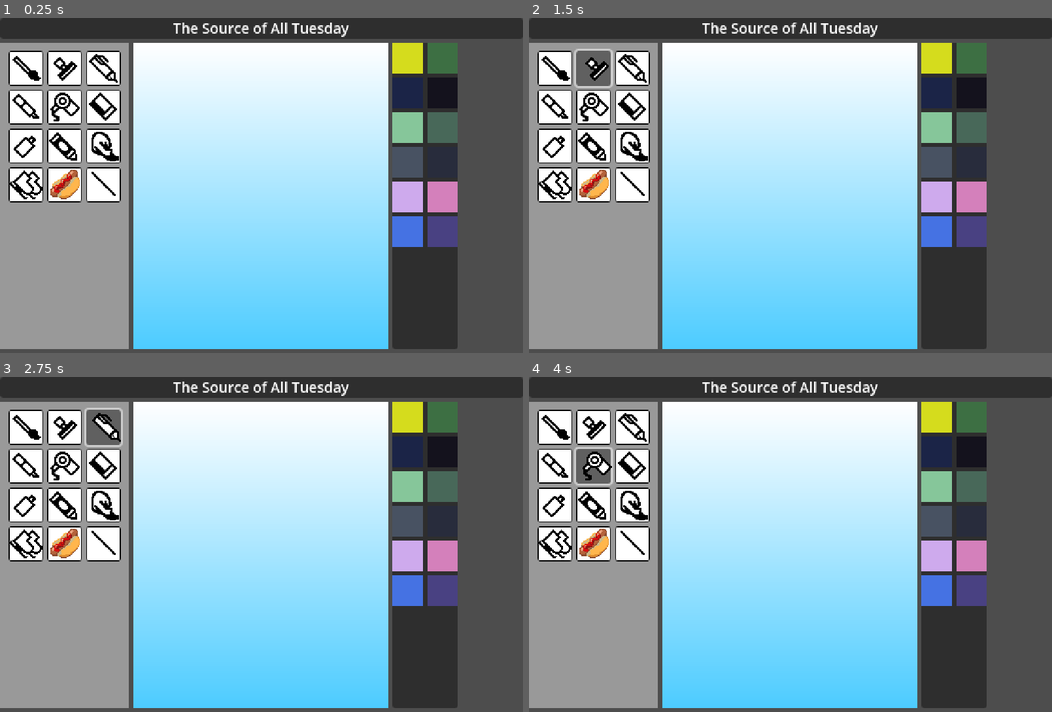
Above: before the commit, frames 1-4 (two rows, left to right).
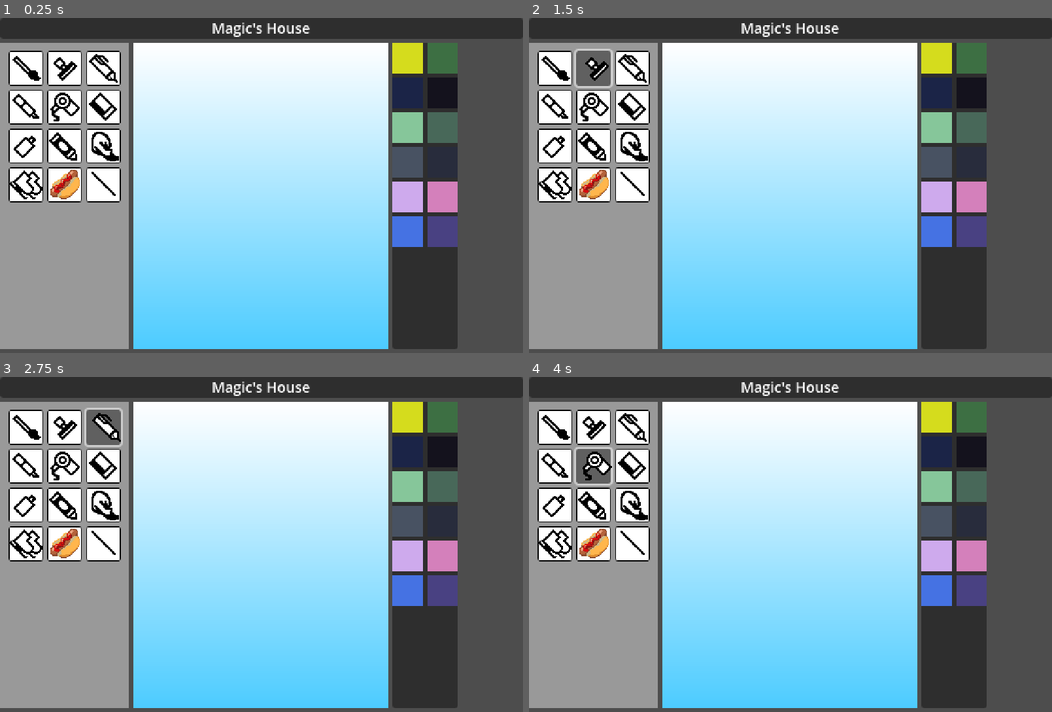
Above: after the commit, the same moments.

Repository: argonaut8/GGJ_2024
Game: Godot game, scene res://src/studio.tscn
Two runs of this game, one before a commit and one after it. Both use one fixed random seed, a clock stepped at 60 frames per second and the inputs below.
Inputs (mouse positions are in pixels of both pictures, inside the frame that each line leads up to):
- Up to frame 1 (0.25 s): no input
- Up to frame 2 (1.5 s): click (555, 68) at 0.5 s; click (591, 68) at 1.27 s
- Up to frame 3 (2.75 s): click (104, 427) at 2.02 s
- Up to frame 4 (4 s): click (555, 467) at 2.77 s; click (591, 467) at 3.52 s

The runs differ from the first frame. In frame 1, 0.6% of the frame differs, in the area x 33-67%, y 1-6%; in frame 2, 0.6%; in frame 3, 0.6%; in frame 4, 0.6%.

Commit message:
More prompts!

Diff:
--- a/src/gui/prompt.tscn
+++ b/src/gui/prompt.tscn
@@ -15,3 +15,4 @@
 theme_override_font_sizes/font_size = 14
 text = "aaaa"
 horizontal_alignment = 1
+text_overrun_behavior = 1
--- a/src/random_prompts.gd
+++ b/src/random_prompts.gd
@@ -6,7 +6,65 @@
 	"%s Graduation",
 	"The Source of All %s",
 	"A %s's Favorite Breakfast",
-	"%s"
+	"%s",
+	"%s.",
+	"%s!",
+	"%s?",
+	"Like a %s, But On Low Battery",
+	"Could it be %s?",
+	"What, Not %s!",
+	"I can't believe it's not %s!",
+	"The Sensation You Get when Staring into the Eyes of a %s",
+	"%s Party",
+	"If Nobody Got Me I Know %s Got Me. Can I Get an Amen?",
+	"Honestly I'm curious what happens if I just put a really long prompt into this textbox. Also %s",
+	"aaaaaaaaaaaaaaaaaaaaaaaaaaaaaaaaaaaaaaaaaaaaaaaaaaaaaaaaaaaaaaaaaaaaaaaaaaaaaaaaaaaaaa %s <- I have to add one of these to the prompt or it causes an error",
+	"The %s Machine",
+	"Approximate %s",
+	"The one who seeks %s",
+	"%s... 2!!",
+	"Antithetical %s",
+	"I can't think of a prompt so try drawing a %s",
+	"None of the Other Kids At School Know I'm Secretly a %s",
+	"Help Me! I'm Turning into a %s!",
+	"Super%s",
+	"A Bucket of %s",
+	"%s's House",
+	"Too Much %s",
+	"Kingdom of %s",
+	"Praise the %s!",
+	"Big Friendly %s",
+	"Alarmingly Hyperrealistic %s",
+	"Universal %s",
+	"Two %ss in a trenchcoat",
+	"The %s Store",
+	"Poorly Drawn %s",
+	"3.7 %ss",
+	"I wish %s could fly",
+	"%s for a Change",
+	"%s Without a Cause",
+	"The Weird and Wacky World of %s",
+	"%s-themed Amusement Park",
+	"%s-themed Restaurant",
+	"Einstein's Theory of %s",
+	"Monument to %s",
+	"%s National Park",
+	"A Field of Grazing %ss",
+	"At Least 15 %ss",
+	"%s Therapy",
+	"Chronic %s",
+	"Ultimate %s",
+	"%s Tournament",
+	"Just Way Too Many %s",
+	"Hangering for a %s",
+	"%s-starved",
+	"Cardboard Cutout of %s",
+	"What's that in the sky, a %s?",
+	"What are you, a %s?",
+	"Lost in the %s Dimension",
+	"It's a shame a family can be torn apart by a pack of %s",
+	"%s: The Musical",
+	"Tower of %s"
 ]
 
 const prompt_noun_list: Array[String] = [
@@ -14,7 +72,34 @@
 	"Turkey",
 	"Grief",
 	"Tuesday",
-	"Barnacle"
+	"Barnacle",
+	"Saturday",
+	"[REDACTED]",
+	"Magic",
+	"Dog",
+	"Demon",
+	"Sleep",
+	"Pancake",
+	"Danny DeVito",
+	"Mothman",
+	"Nessie",
+	"Tweezers",
+	"Refridgerator",
+	"Milk",
+	"Sun",
+	"-- I couldn't think of a punchline. You'll have to figure this out yourself I'm sorry",
+	"Mycelium",
+	"Punching",
+	"Violence",
+	"Really Wet Snails",
+	"Soup",
+	"Restaurant",
+	"Box Fan",
+	"Pythagorean Theorem",
+	"Margarine",
+	"Hot Dog",
+	"Sandwich",
+	"Galaxy"
 ]
 
 func pick_random_prompt() -> String:
